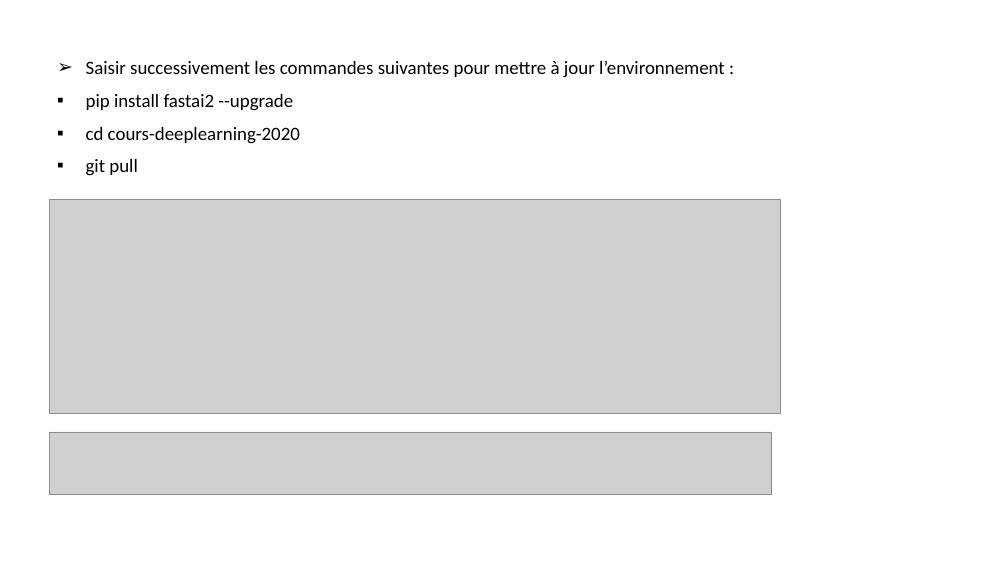
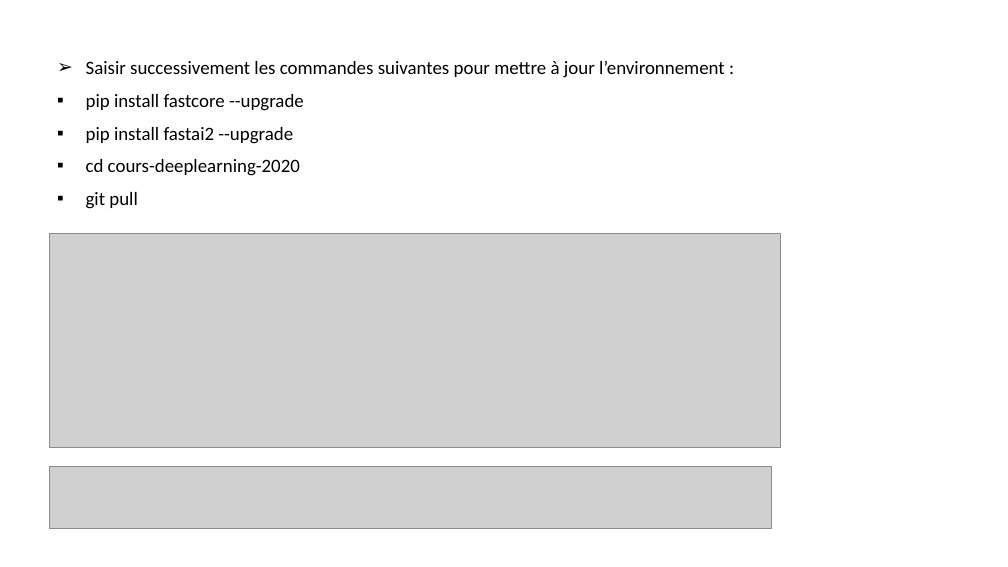
Before and after one commit to laurentprudhon/cours-deeplearning-2020, a slide deck: slide 13 of slides/00_environnement.pptx. Drawn at 1008x567 pixels with LibreOffice and Linux fonts; fonts in the diff are those of the drawing; grey boxes stand for pictures. Boxes give left, top, right and bottom in pixels: in the first picture for what was removed or moved away, otherwise in the second. Text is boxed around its words. In the diff, an @@ line names an element or a change of style, - is before the commit and + after.

Commit message:
mise à jour fastcore également

```diff
--- a/slides/00_environnement.pptx
+++ b/slides/00_environnement.pptx
@@ text at <box>86,94,304,111</box>: paragraph added @@
+▪ pip install fastcore --upgrade
@@ picture: place and size @@
-picture at <box>50,199,780,414</box>
+picture at <box>50,234,780,448</box>
@@ picture: place and size @@
-picture at <box>50,432,771,495</box>
+picture at <box>50,467,771,529</box>
```
